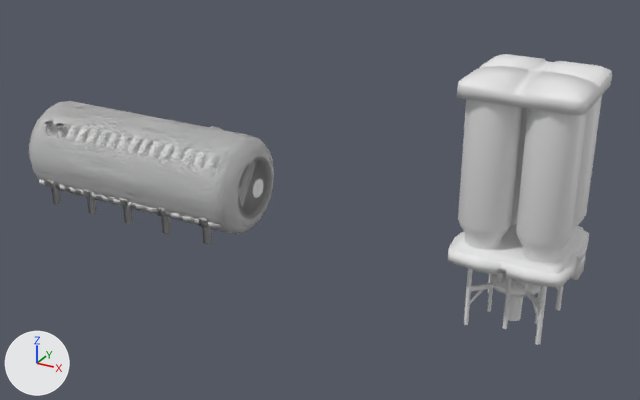
The OBJ model meshes/tank.obj: old version first, new version second.
Before and after are seen from a 50 mm lens placed at (11.57, -13.56, 6.82), pointed at (4.07, 0.08, 0.01). Lighting does not change. The marker at lower left points along +X, +Y and +Z. Where no turn or scale is listed for an object, it has been applied to the vertices.

In view in the first picture: 'Cube', 'tank_1_Cylinder.001', 'tank_1_mat_Cylinder'.
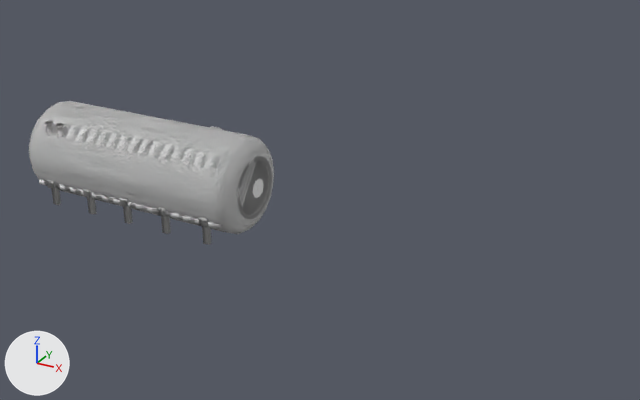
Changed parts and their boxes [x1, y1, x2, y2] in the pictures (640 x 400 px):
```json
{"object": "Cube", "change": "deleted", "before": [448, 54, 612, 345]}
```

Scene script edits in JSON lines:
```json
{"op": "remove", "block": "ob_cube", "code": ["ob_cube = bpy.data.objects.new('Cube', me_cube)", "ob_cube.location = (0.0, 0.0, 0.0)"]}
```
